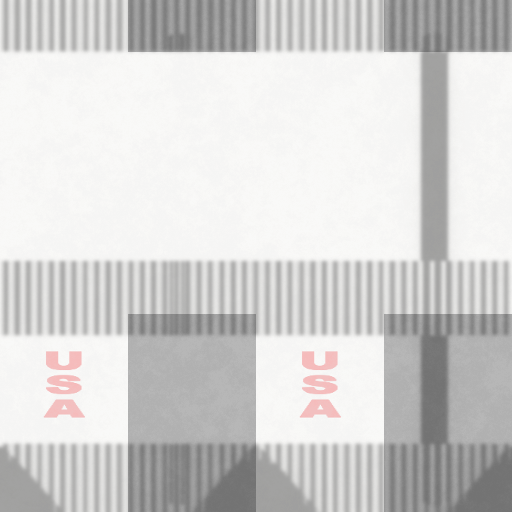
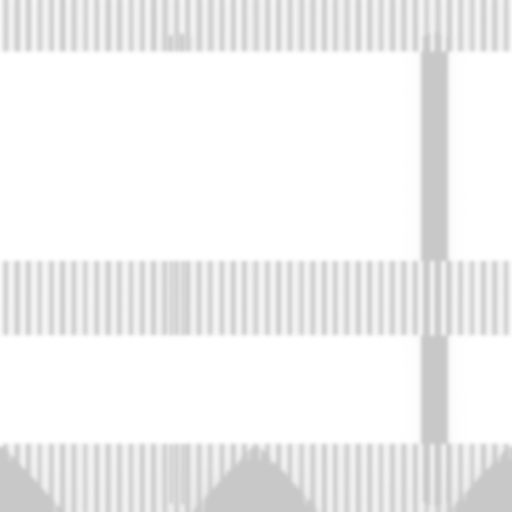
Revision of a layered 512x512 image; what changed, layer by layer:
"Warstwa": opacity 35% → 100%, painted on it over [0, 0, 512, 512]
hid "tankstretch.png", painted on it over [0, 0, 512, 512]
